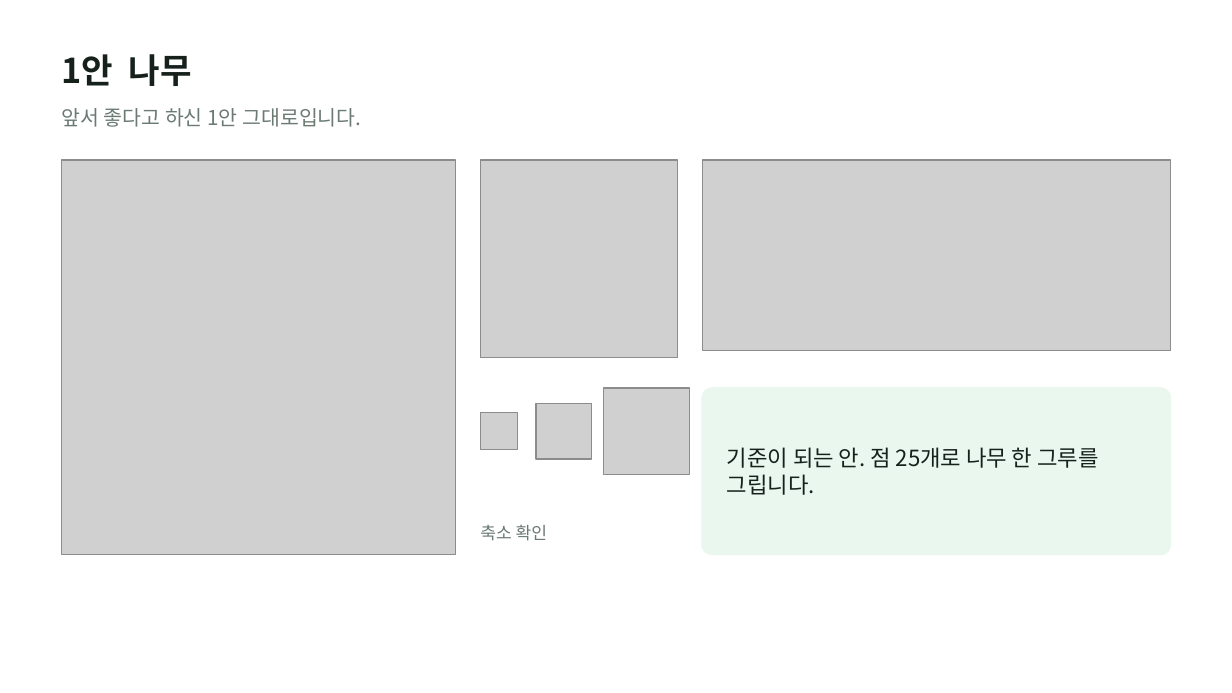
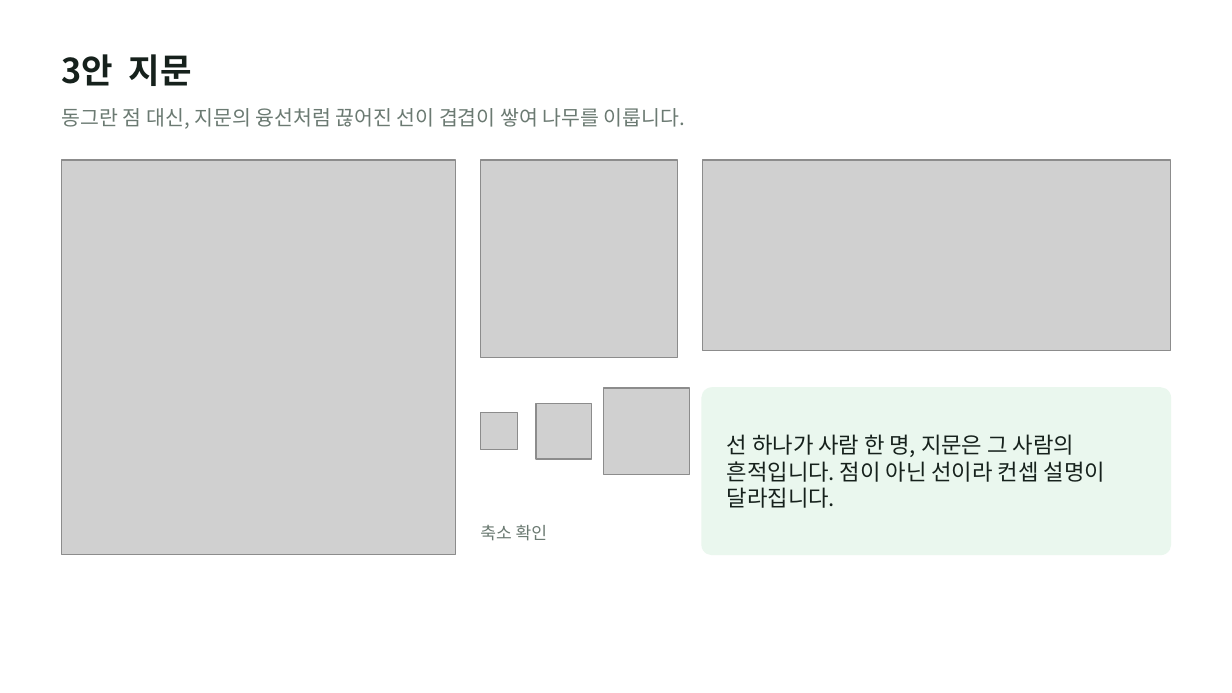
Before and after one commit to otterlee0208/otterlee, a slide deck: slide 6 of bi/zambia-variations-v3/plant-zambia-bi-variations-v3.pptx (slide 4 before the commit). Drawn at 1232x693 pixels with LibreOffice and Linux fonts; fonts in the diff are those of the drawing; grey boxes stand for pictures. Boxes give left, top, right and bottom in pixels: in the first picture for what was removed or moved away, otherwise in the second. Text is boxed around its words. In the diff, an @@ line names an element or a change of style, - is before the commit and + after.

```diff
--- a/bi/zambia-variations-v3/plant-zambia-bi-variations-v3.pptx
+++ b/bi/zambia-variations-v3/plant-zambia-bi-variations-v3.pptx
@@ text at (x1=62, y1=54, x2=192, y2=86): text changed @@
-1안 나무
+3안 지문
@@ text at (x1=62, y1=108, x2=686, y2=129): text changed @@
-앞서 좋다고 하신 1안 그대로입니다.
+동그란 점 대신, 지문의 융선처럼 끊어진 선이 겹겹이 쌓여 나무를 이룹니다.
@@ text at (x1=727, y1=434, x2=1105, y2=508): text changed @@
-기준이 되는 안. 점 25개로 나무 한 그루를 그립니다.
+선 하나가 사람 한 명, 지문은 그 사람의 흔적입니다. 점이 아닌 선이라 컨셉 설명이 달라집니다.
```
Also in this commit, not shown: 4 other slides changed, 1 slide added, 2 slides removed, 26 other files.
